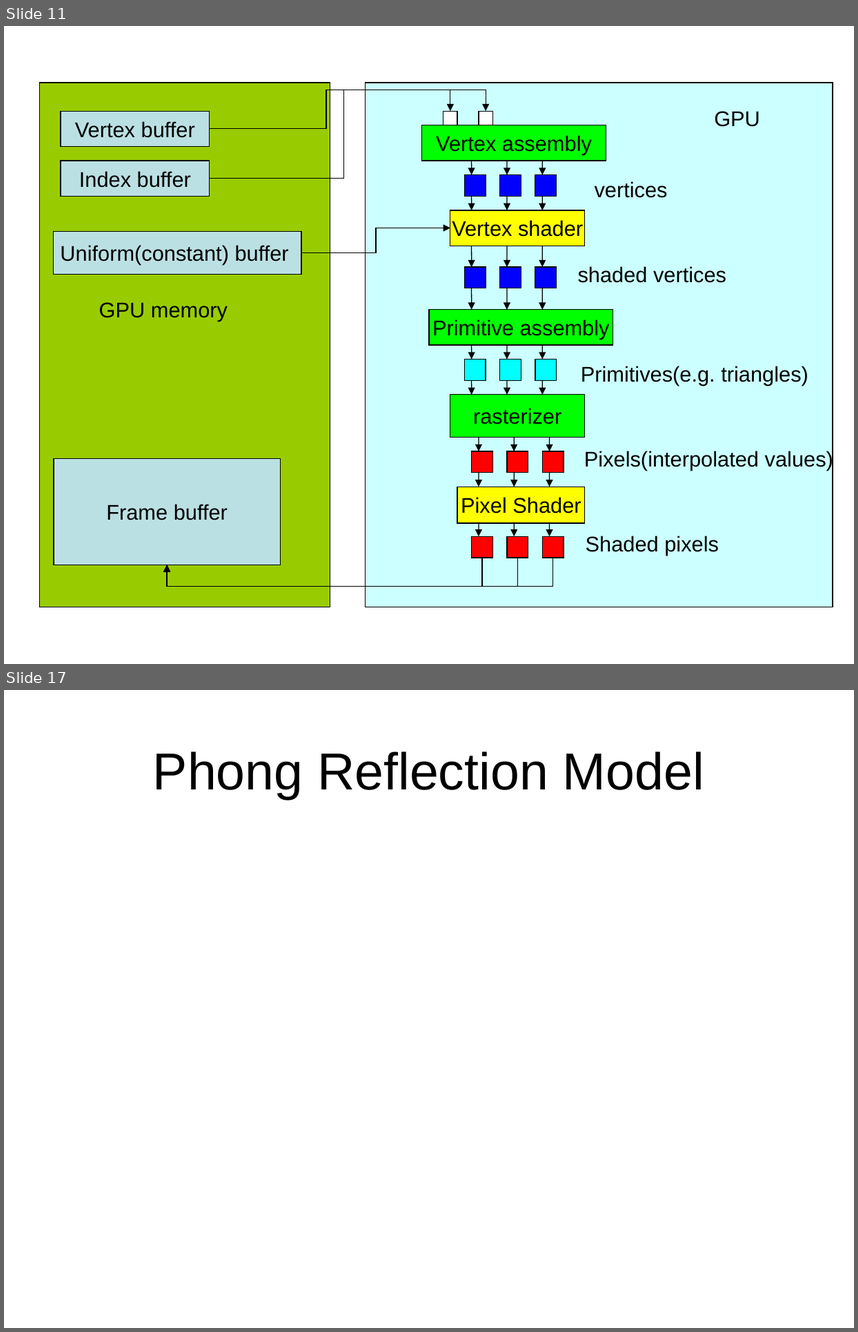
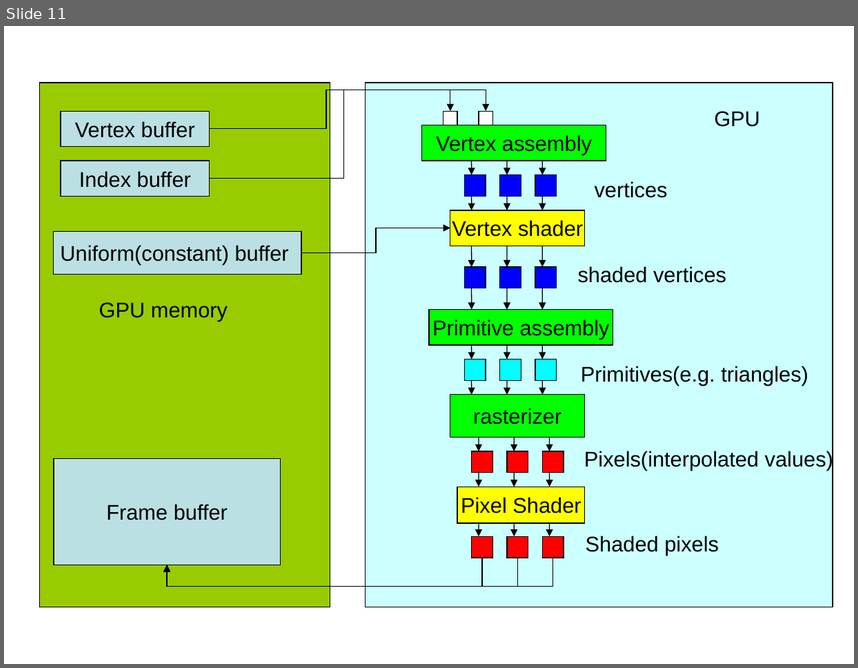
Before and after one commit to ianslayer/gpu_course, a slide deck: course5/course5.ppt. Shown one above the other, each under a label of ours: slides 11 and 17 before the commit, slide 11 after it; the slides between them are not shown. The pictures are 858x1332 and 858x668 pixels, drawn with LibreOffice and Linux fonts; fonts in the diff are those of the drawing. Boxes give left, top, right and bottom in pixels: in the first picture for what was removed or moved away, otherwise in the second. Text is boxed around its words. In the diff, an @@ line names an element or a change of style, - is before the commit and + after.

```diff
--- a/course5/course5.ppt
+++ b/course5/course5.ppt
@@ slide 17 removed at [4, 690, 854, 1328], background #FFFFFF @@
@@ title removed at [153, 751, 704, 799] @@
-Phong Reflection Model
```
Also in this commit, not shown: 1 slide changed, 6 other slides removed, 2 other files.
